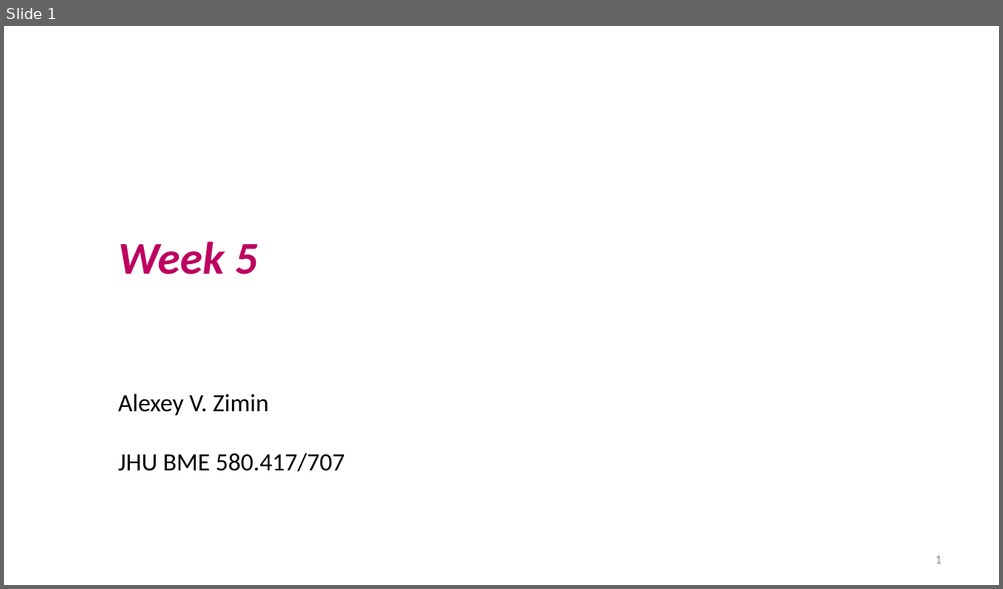
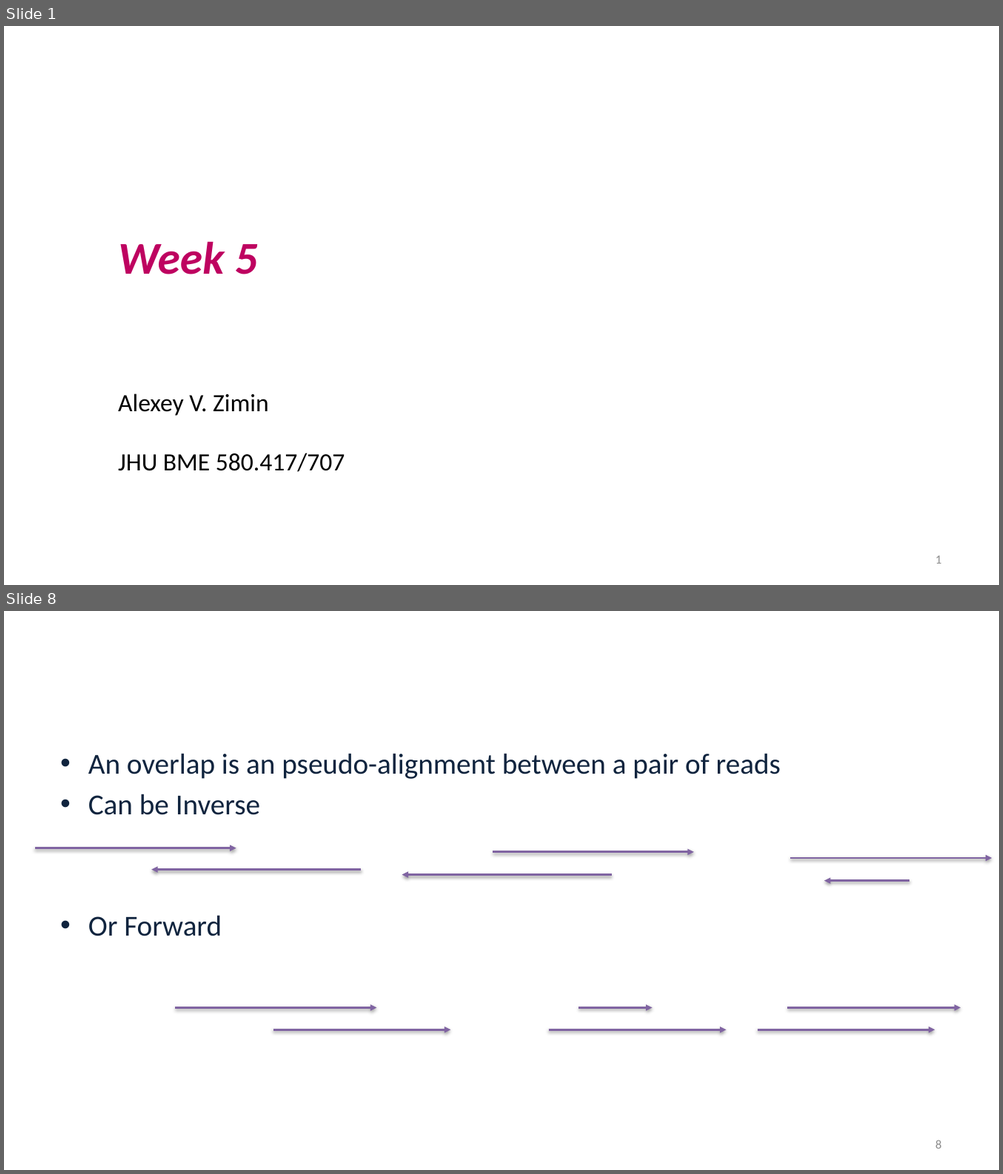
Before and after one commit to alekseyzimin/BME-Algorithms-for-Analysis-of-Genomic-Data, a slide deck: Fall 2026/Week 5 -- Genome Assembly Algorithms.pptx. Shown one above the other, each under a label of ours: slide 1 before the commit, slides 1 and 8 after it; the slides between them are not shown. The pictures are 1003x589 and 1003x1174 pixels, drawn with LibreOffice and Linux fonts; fonts in the diff are those of the drawing; background and template pictures are left out. Boxes give left, top, right and bottom in pixels: in the first picture for what was removed or moved away, otherwise in the second. Text is boxed around its words. In the diff, an @@ line names an element or a change of style, - is before the commit and + after.

```diff
--- a/Fall 2026/Week 5 -- Genome Assembly Algorithms.pptx
+++ b/Fall 2026/Week 5 -- Genome Assembly Algorithms.pptx
@@ slide 8 added at box(4, 611, 999, 1170), background picture (left out) @@
@@ title added at box(53, 667, 948, 703), 32.4 pt, text #FFFFFF @@
+Overlap
@@ text added at box(88, 753, 780, 937), 28 pt, text #0F243E @@
+• An overlap is an pseudo-alignment between a pair of reads
+• Can be Inverse
+• Or Forward
@@ arrow added from (34, 849) to (236, 849), #8064A2 2 pt @@
@@ arrow added from (492, 852) to (694, 852), #8064A2 2 pt @@
@@ arrow added from (361, 870) to (152, 870), #8064A2 2 pt @@
@@ arrow added from (612, 875) to (401, 875), #8064A2 2 pt @@
@@ arrow added from (791, 858) to (992, 858), #8064A2 2 pt @@
@@ arrow added from (910, 881) to (824, 881), #8064A2 2 pt @@
@@ arrow added from (176, 1008) to (376, 1008), #8064A2 2 pt @@
@@ arrow added from (578, 1008) to (652, 1008), #8064A2 2 pt @@
@@ arrow added from (787, 1008) to (961, 1008), #8064A2 2 pt @@
@@ arrow added from (273, 1031) to (451, 1031), #8064A2 2 pt @@
@@ arrow added from (549, 1031) to (726, 1031), #8064A2 2 pt @@
@@ arrow added from (757, 1031) to (934, 1031), #8064A2 2 pt @@
@@ page number added at box(935, 1140, 941, 1149), 12 pt, text #8C8C8C @@
+8
```
Also in this commit, not shown: 10 slides changed, 5 other slides added.
